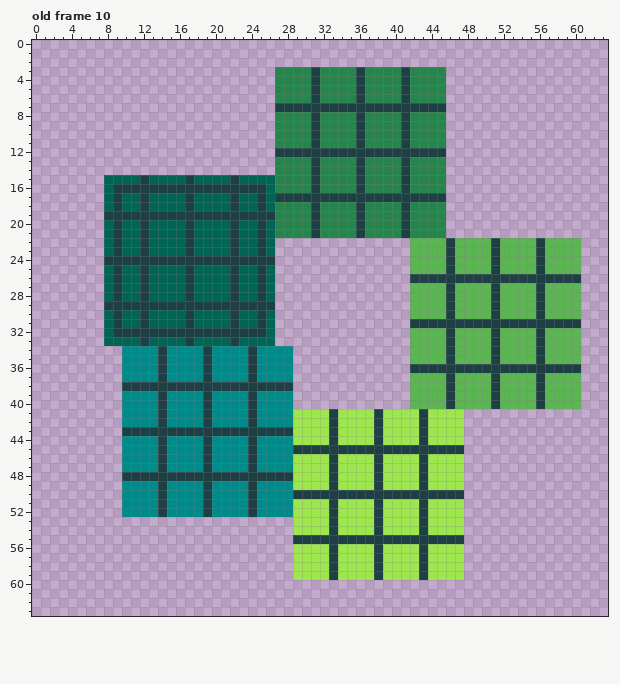
Edited in one commit: pixel-art file (assets/perry_jetpack/player_3.aseprite). Above, as it was before the edit.
64x64 pixels, 11 frames. Shown: old frame 10. The commit also changed other frames, which this record leaves out.
And afterwards:
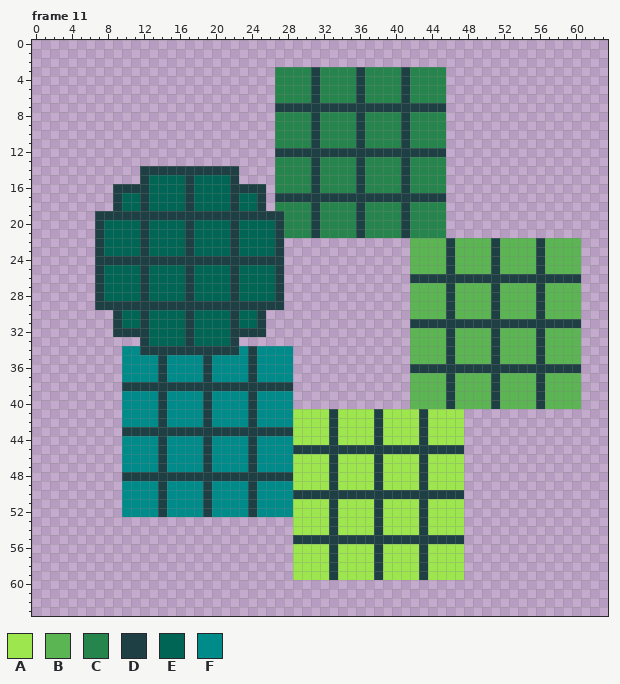
Palette (. is transparent): A #9de64e  B #5ab552  C #26854c  D #1e4044  E #006554  F #008b8b
A new or re-ordered frame is compared with the old frame closest to it.
Change:
frames re-ordered
Frame 11 against old frame 10, layers "Layer 1", "head", "body":
Colour D now appears in row 14 at x 12 to 22; in rows 19 to 21 at x 7; in rows 22 to 29 at x 7 and 27.
The author changed colour C to colour D in rows 19 to 21 at x 27.
The author changed colour F to colour D in row 34 at x 12 to 13, 15 to 18 and 20 to 22.
The author changed colour D to colour E in row 16 at x 13 to 16 and 18 to 21; in rows 20 to 23 at x 9 and 25; in rows 25 to 28 at x 9 and 25; in row 32 at x 13 to 16 and 18 to 21.
Colour E is gone in row 15 at x 8 to 11 and 23 to 26; in rows 16 to 18 at x 8 and 26; in rows 30 to 32 at x 8 and 26; in row 33 at x 8 to 11 and 23 to 26.
